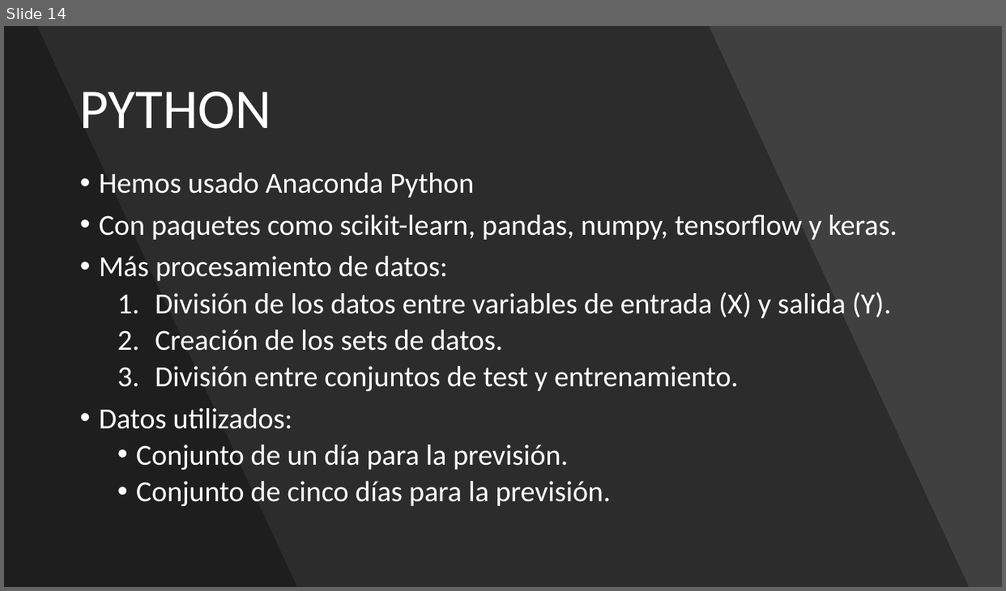
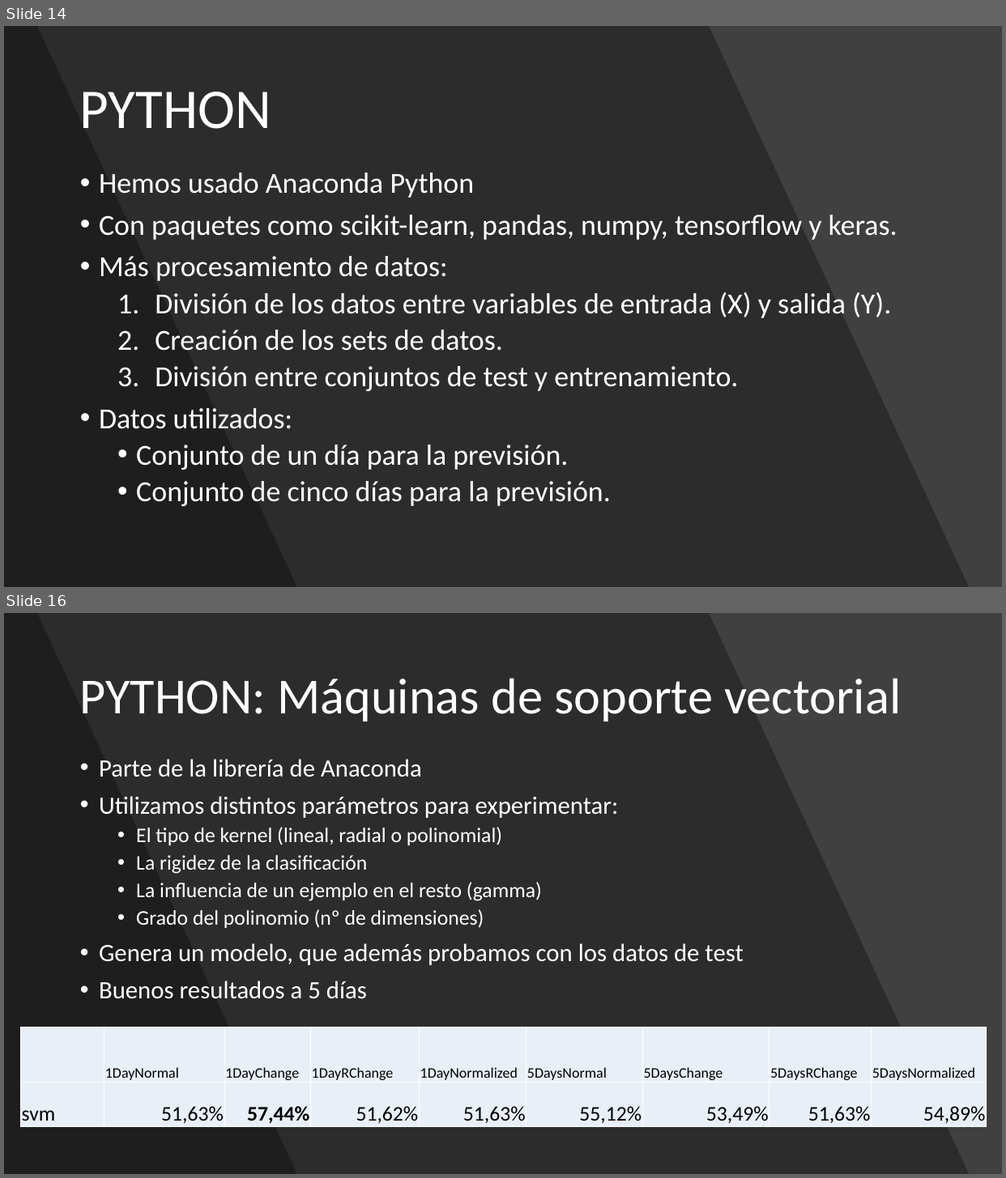
Before and after one commit to adrigrillo/IBEXPredictor, a slide deck: docs/PresentacionFinal.pptx. Shown one above the other, each under a label of ours: slide 14 before the commit, slides 14 and 16 after it; the slides between them are not shown. The pictures are 1006x591 and 1006x1178 pixels, drawn with LibreOffice and Linux fonts; fonts in the diff are those of the drawing. Boxes give left, top, right and bottom in pixels: in the first picture for what was removed or moved away, otherwise in the second. Text is boxed around its words. In the diff, an @@ line names an element or a change of style, - is before the commit and + after.

Commit message:
añadida parte de knn, random forest etc a la presentación

```diff
--- a/docs/PresentacionFinal.pptx
+++ b/docs/PresentacionFinal.pptx
@@ slide 16 added at box(4, 613, 1002, 1174), background #000000 @@
@@ rectangle added at box(4, 613, 1002, 1174), fill #404040 @@
@@ freeform shape added at box(4, 613, 969, 1174), fill #000000 at 30% opacity @@
@@ freeform shape added at box(4, 613, 297, 1174), fill #000000 at 30% opacity @@
@@ title added at box(79, 678, 901, 722), 48.6 pt, text #FFFFFF @@
+PYTHON: Máquinas de soporte vectorial
@@ text added at box(99, 759, 743, 999), 24 pt, text #FFFFFF @@
+• Parte de la librería de Anaconda
+• Utilizamos distintos parámetros para experimentar:
+  • El tipo de kernel (lineal, radial o polinomial)
+  • La rigidez de la clasificación
+  • La influencia de un ejemplo en el resto (gamma)
+  • Grado del polinomio (nº de dimensiones)
+• Genera un modelo, que además probamos con los datos de test
+• Buenos resultados a 5 días
@@ table added at box(20, 1028, 987, 1127), 2 rows, 9 columns @@
+ | 1DayNormal | 1DayChange | 1DayRChange | 1DayNormalized | 5DaysNormal | 5DaysChange | 5DaysRChange | 5DaysNormalized
+svm | 51,63% | 57,44% | 51,62% | 51,63% | 55,12% | 53,49% | 51,63% | 54,89%
```
Also in this commit, not shown: 1 slide changed, 2 other slides added.
